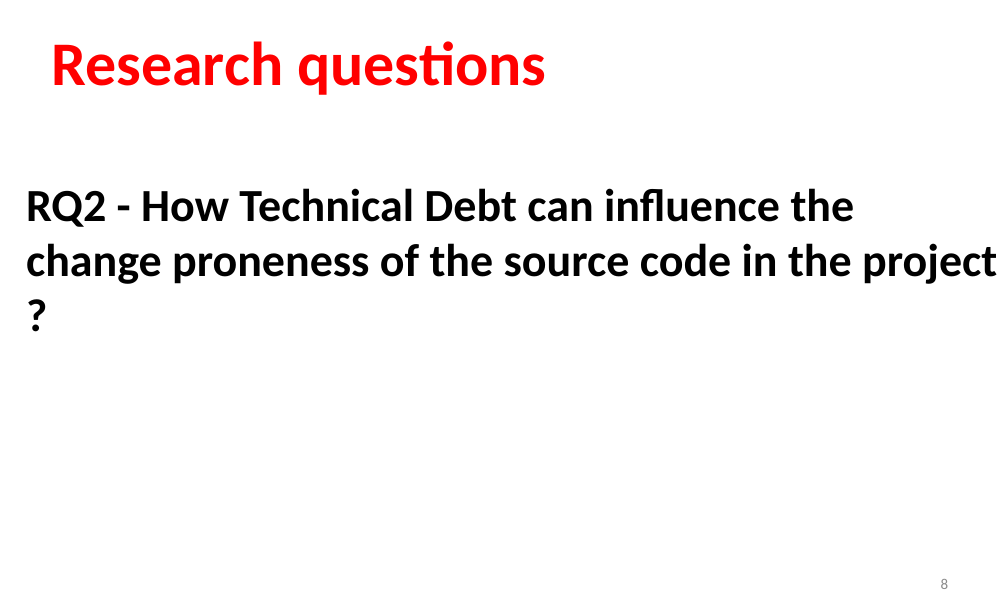
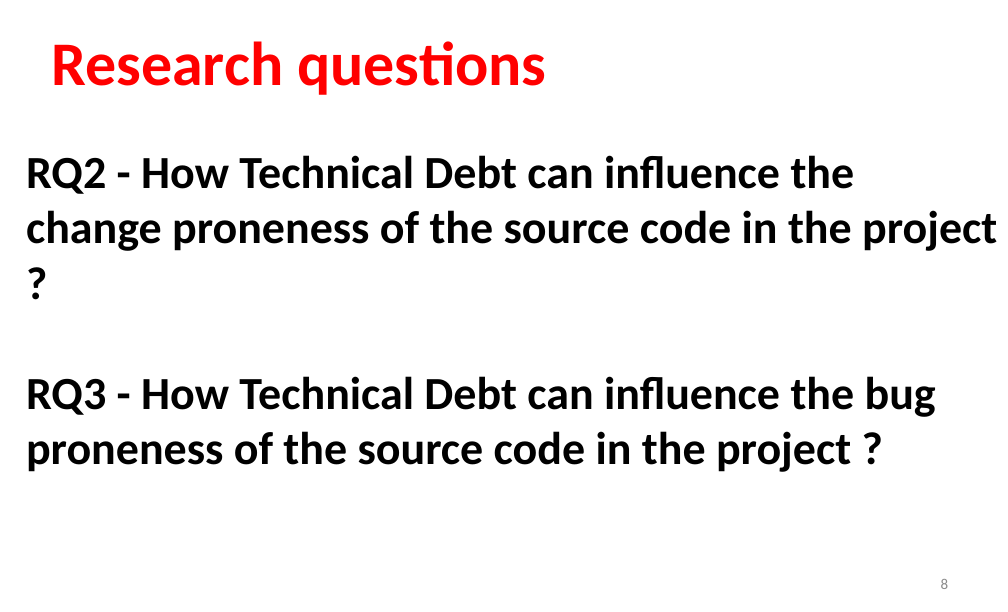
Before and after one commit to sshishe/js-evolution, a slide deck: slide 8 of presentation.pptx. Drawn at 1008x612 pixels with LibreOffice and Linux fonts; fonts in the diff are those of the drawing. Boxes give left, top, right and bottom in pixels: in the first picture for what was removed or moved away, otherwise in the second. Text is boxed around its words. In the diff, an @@ line names an element or a change of style, - is before the commit and + after.

```diff
--- a/presentation.pptx
+++ b/presentation.pptx
@@ text "RQ2 - How Technical Debt ...": place and size @@
-text "RQ2 - How Technical Debt ..." at [26, 188, 997, 284]
+text "RQ2 - How Technical Debt ..." at [26, 155, 997, 472]
@@ text at [26, 376, 936, 472]: paragraph added @@
+RQ3 - How Technical Debt can influence the bug proneness of the source code in the project ?
```
Also in this commit, not shown: 3 other slides changed, 2 slides removed.
